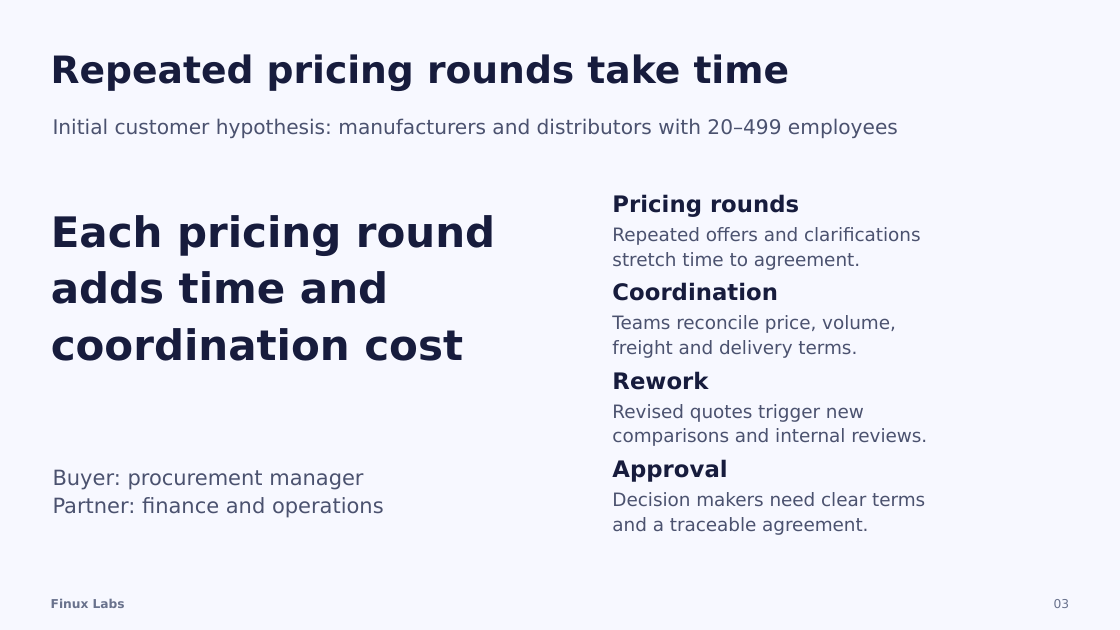
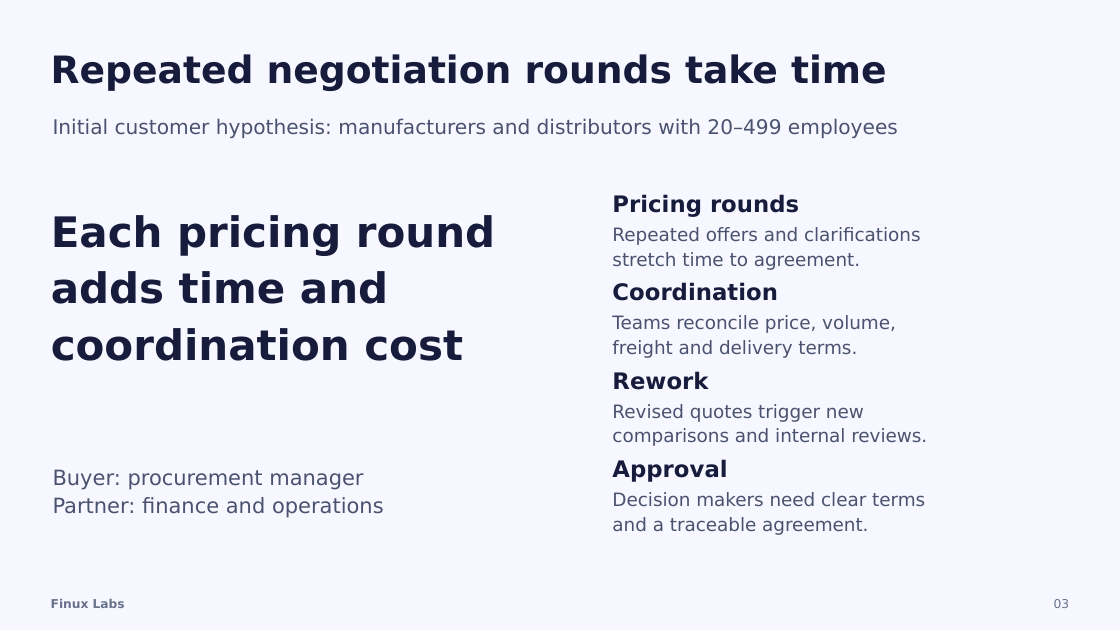
Before and after one commit to SmartFinuxLabs/SmartFinuxLabs.github.io, a slide deck: slide 3 of docs/publish/pitch-agentic-procurement/Finux-Labs-Procurement-AI-Pitch-15-Slides.pptx. Drawn at 1120x630 pixels with LibreOffice and Linux fonts; fonts in the diff are those of the drawing. Boxes give left, top, right and bottom in pixels: in the first picture for what was removed or moved away, otherwise in the second. Text is boxed around its words. In the diff, an @@ line names an element or a change of style, - is before the commit and + after.

Commit message:
Update slide 1, 2, 3 messaging to include Sourcing and negotiation rounds across HTML, PPTX, and PDF

```diff
--- a/docs/publish/pitch-agentic-procurement/Finux-Labs-Procurement-AI-Pitch-15-Slides.pptx
+++ b/docs/publish/pitch-agentic-procurement/Finux-Labs-Procurement-AI-Pitch-15-Slides.pptx
@@ text at (x1=51, y1=54, x2=887, y2=91): text changed @@
-Repeated pricing rounds take time
+Repeated negotiation rounds take time
```
Also in this commit, not shown: 2 other slides changed, 2 other files.
